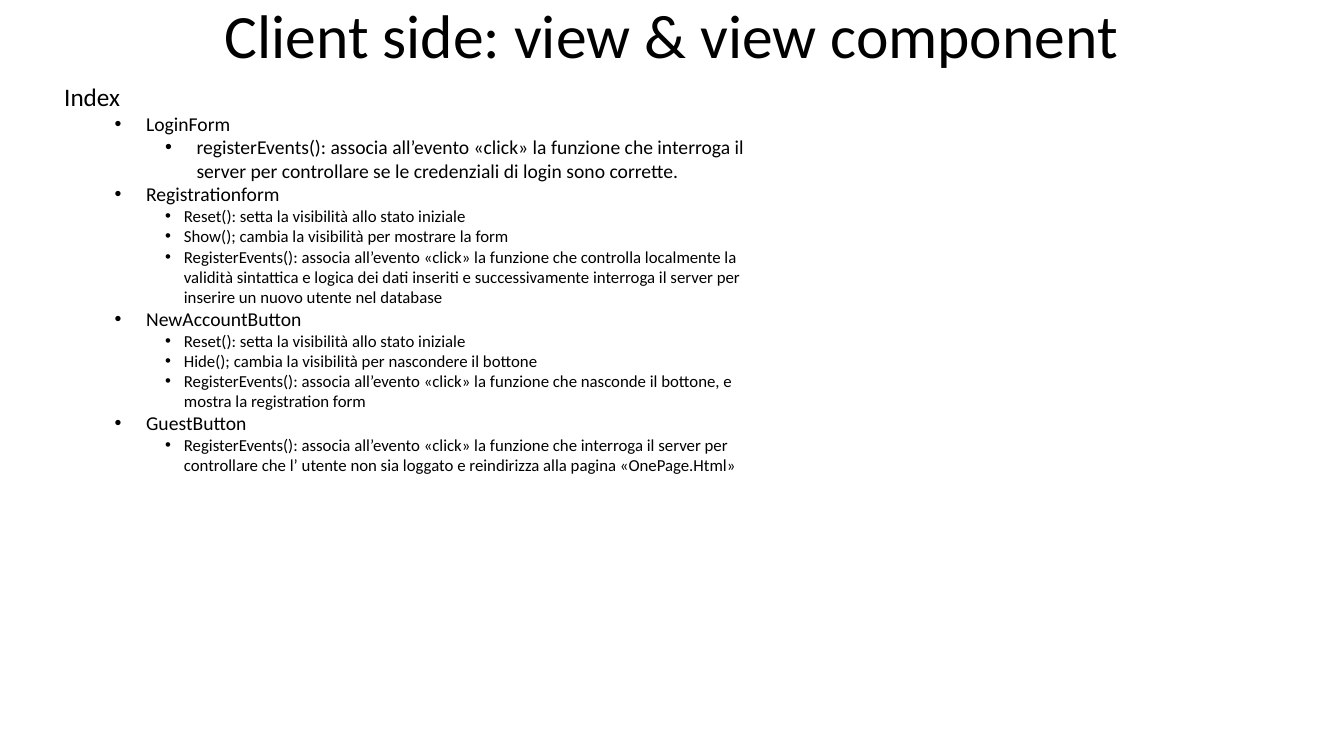
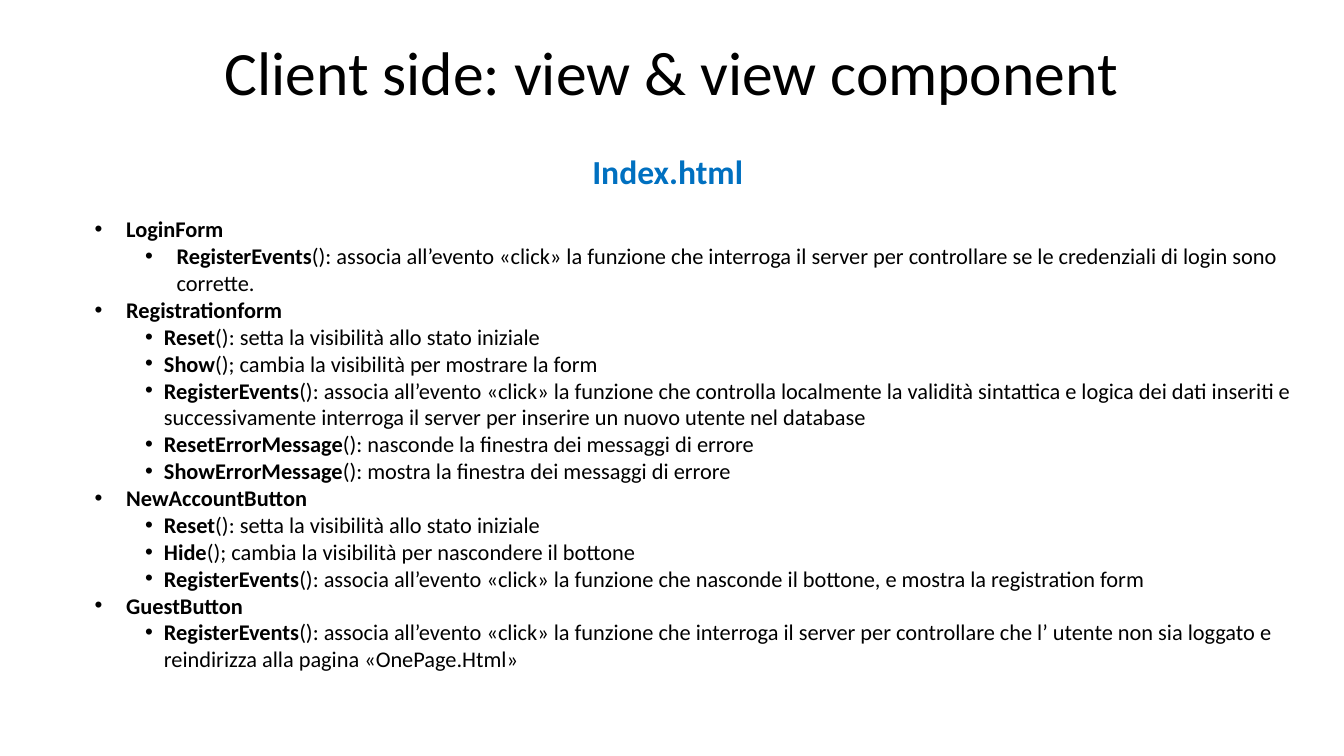
Before and after one commit to Giulsmoon/TecnologiePerIlWeb_Project1, a slide deck: slide 16 of Presentazioni Powerpoint/Progetto1_versione_RIA.pptx (slide 5 before the commit). Drawn at 1344x756 pixels with LibreOffice and Linux fonts; fonts in the diff are those of the drawing. Boxes give left, top, right and bottom in pixels: in the first picture for what was removed or moved away, otherwise in the second. Text is boxed around its words. In the diff, an @@ line names an element or a change of style, - is before the commit and + after.

Commit message:
dumps finali di entrambi i progetti, modifiche dei filtri nel pure html, quasi finiti i power points dei due progetti, piccole modifiche nel ria

```diff
--- a/Presentazioni Powerpoint/Progetto1_versione_RIA.pptx
+++ b/Presentazioni Powerpoint/Progetto1_versione_RIA.pptx
@@ title "Client side: view & view ...": place and size @@
-title "Client side: view & view ..." at <box>225,15,1117,68</box>
+title "Client side: view & view ..." at <box>225,52,1117,105</box>
@@ text at <box>64,88,120,106</box>: paragraph removed @@
-Index
@@ text added at <box>592,160,743,185</box>, 24 pt, text #0070C0, bold @@
+Index.html
@@ text "LoginForm": place and size @@
-text "LoginForm" at <box>64,88,744,474</box>
+text "LoginForm" at <box>126,221,1290,671</box>
@@ text at <box>126,221,1290,671</box>: size 14 to 16 pt in "LoginForm", "Registrationform", "NewAccountButton", "GuestButton"; bold on in "LoginForm", "Registrationform", "Reset():", "Show();" and 7 more places; size 12 to 16 pt in "Reset(): setta la visibilità allo stato iniziale", "Show(); cambia la visibilità per mostrare la ...", "RegisterEvents(): associa all’evento «click» la funzione che ...", "Reset(): setta la visibilità allo stato iniziale" and 3 more places @@
@@ text at <box>177,248,1276,291</box>: text changed; size 14 to 16 pt @@
-    • registerEvents(): associa all’evento «click» la funzione che interroga il server per controllare se le credenziali di login sono corrette.
+    • RegisterEvents(): associa all’evento «click» la funzione che interroga il server per controllare se le credenziali di login sono corrette.
@@ text at <box>164,436,754,483</box>: paragraphs added @@
+    • ResetErrorMessage(): nasconde la finestra dei messaggi di errore
+    • ShowErrorMessage(): mostra la finestra dei messaggi di errore
```
Also in this commit, not shown: 12 other slides changed, 15 slides added, 23 other files.
